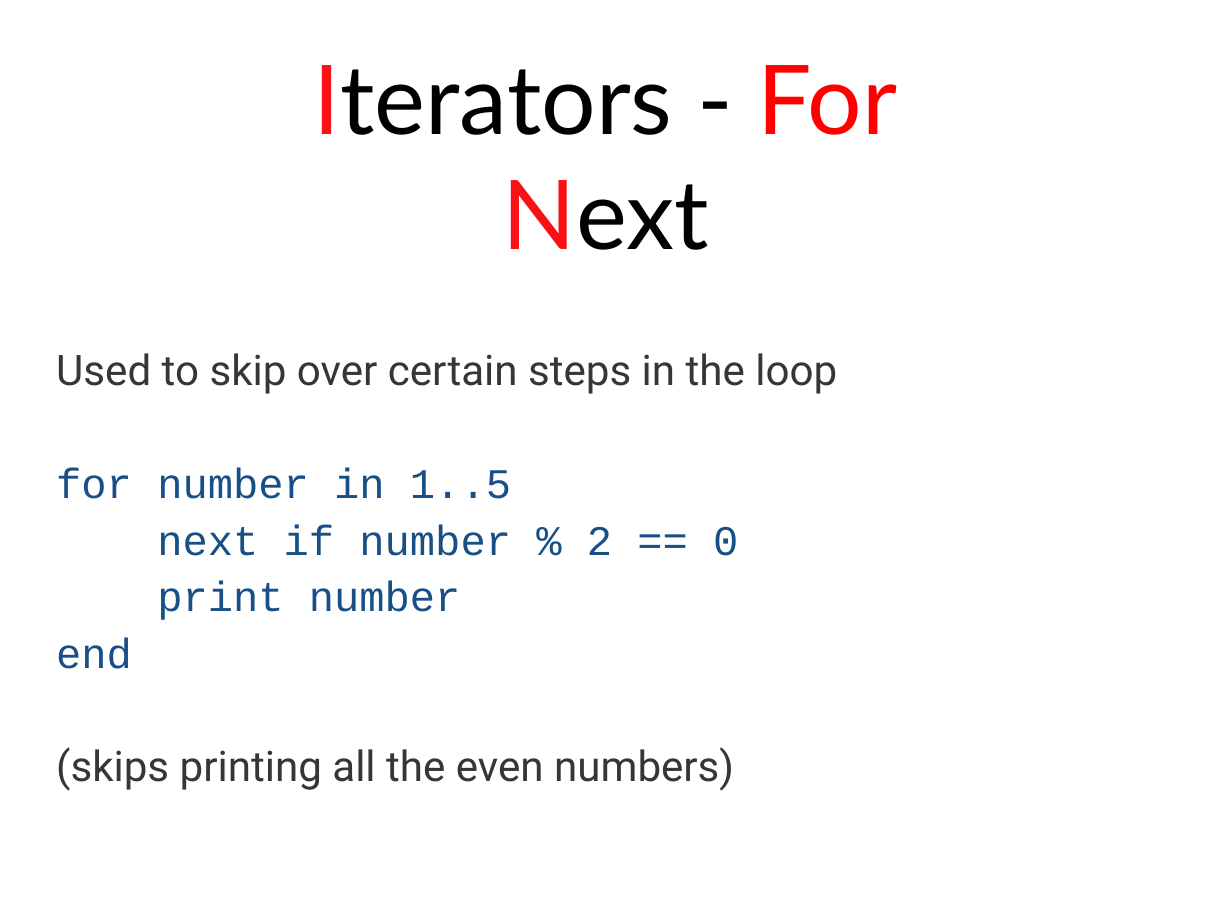
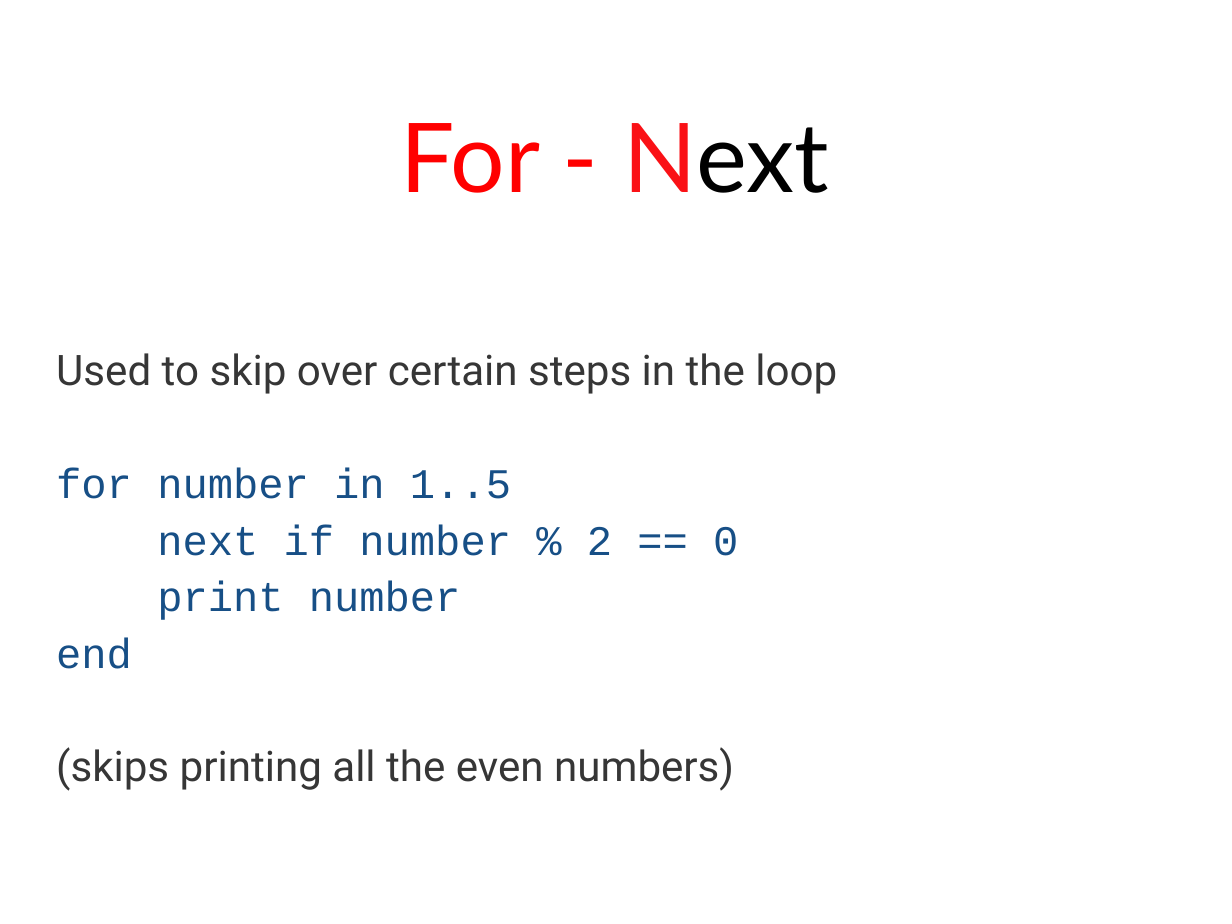
Before and after one commit to stephlaf/P4E, a slide deck: slide 7 of Presentations/Presentations Power Point/03_Looping.pptx (slide 10 before the commit). Drawn at 1232x924 pixels with LibreOffice and Linux fonts; fonts in the diff are those of the drawing. Boxes give left, top, right and bottom in pixels: in the first picture for what was removed or moved away, otherwise in the second. Text is boxed around its words. In the diff, an @@ line names an element or a change of style, - is before the commit and + after.

Commit message:
Fixed a typo

```diff
--- a/Presentations/Presentations Power Point/03_Looping.pptx
+++ b/Presentations/Presentations Power Point/03_Looping.pptx
@@ text at bbox=[400, 123, 829, 193]: text changed; text colour #000000 to #FF0000 @@
-Iterators - For
-Next
+For - Next
```
Also in this commit, not shown: 3 other slides changed.
